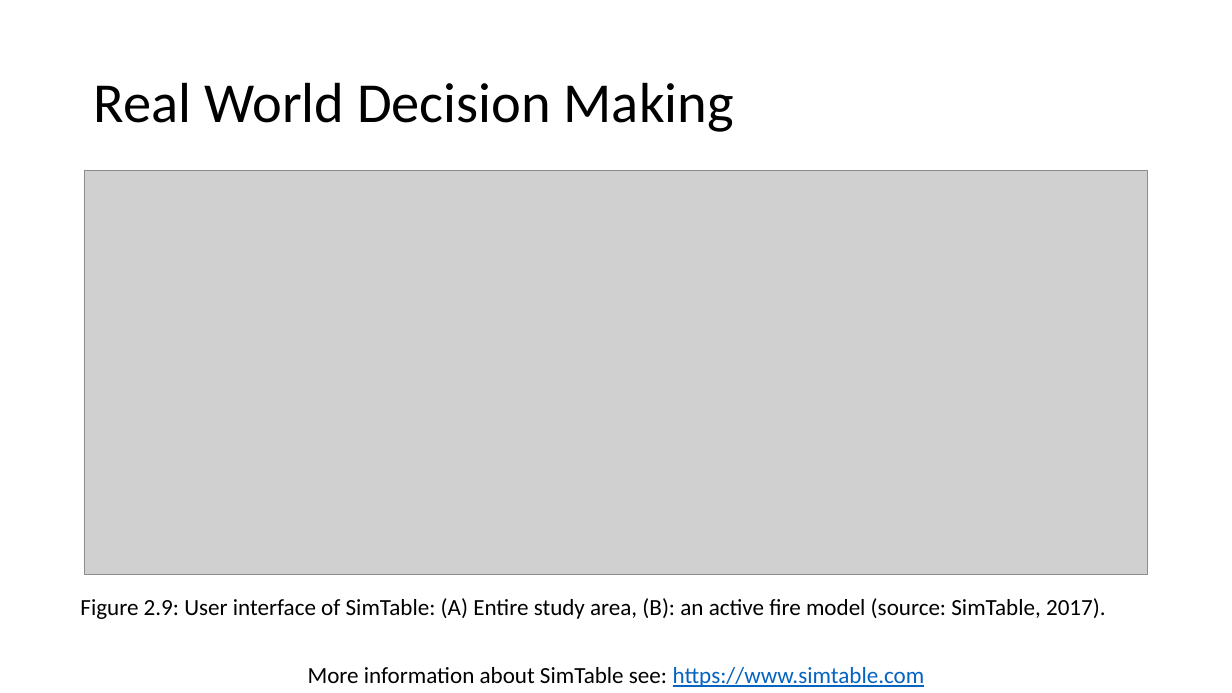
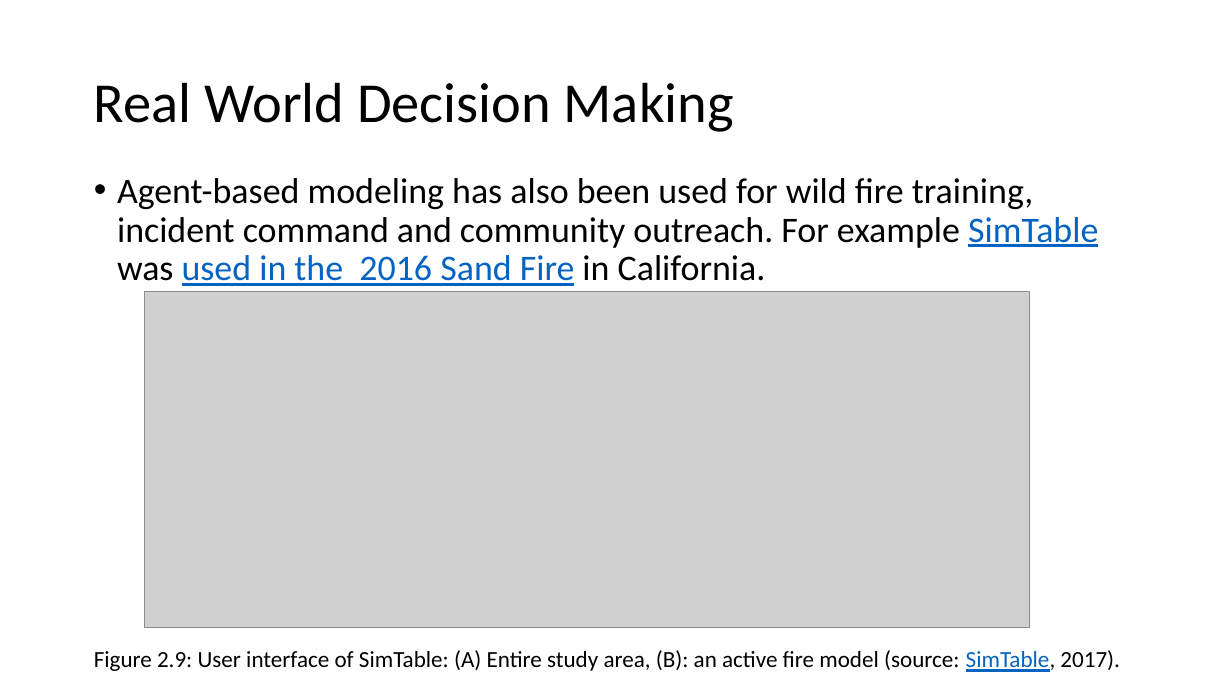
Before and after one commit to abmgis/abmgis, a slide deck: slide 23 of Chapter02-IntroToABM/Chapter2.pptx (slide 25 before the commit). Drawn at 1232x693 pixels with LibreOffice and Linux fonts; fonts in the diff are those of the drawing; grey boxes stand for pictures. Boxes give left, top, right and bottom in pixels: in the first picture for what was removed or moved away, otherwise in the second. Text is boxed around its words. In the diff, an @@ line names an element or a change of style, - is before the commit and + after.

Commit message:
updated ppt

```diff
--- a/Chapter02-IntroToABM/Chapter2.pptx
+++ b/Chapter02-IntroToABM/Chapter2.pptx
@@ text added at <box>117,178,1098,286</box>, 28 pt, text #000000 @@
+• Agent-based modeling has also been used for wild fire training, incident command and community outreach. For example SimTable was used in the 2016 Sand Fire in California.
@@ picture: place and size @@
-picture at <box>85,171,1148,575</box>
+picture at <box>144,291,1030,628</box>
@@ text "Figure 2.9: User interface of ...": place and size @@
-text "Figure 2.9: User interface of ..." at <box>80,598,1106,619</box>
+text "Figure 2.9: User interface of ..." at <box>94,650,1120,672</box>
@@ text "Figure 2.9: User interface of ..." at <box>94,650,1120,672</box>: text colour #000000 to #0563C1, underline on in "SimTable," @@
@@ text removed at <box>308,667,925,687</box> @@
-More information about SimTable see: https://www.simtable.com
```
Also in this commit, not shown: 2 other slides changed, 1 slide added, 3 slides removed, 1 other file.
